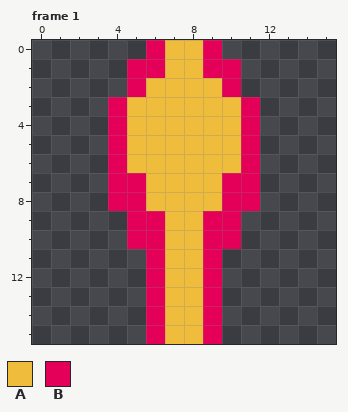
One commit to this pixel-art file: assets/sprites/characters/enemies/bosses/heat_man_bullet.ase. The picture above is the old version.
16x16 pixels, 3 frames. Shown: frame 1. The commit also changed other frames, which this record leaves out.
Palette (. is transparent): A #f0bc3c  B #e40058
Pixels before, frame 1, first column x 4:
 0 ..BAAB..
 1 .BBAABB.
 2 .BAAAAB.
 3 BAAAAAAB
 4 BAAAAAAB
 5 BAAAAAAB
 6 BAAAAAAB
 7 BBAAAABB
 8 BBAAAABB
 9 .BBAABB.
10 .BBAABB.
11 ..BAAB..
12 ..BAAB..
13 ..BAAB..
14 ..BAAB..
15 ..BAAB..
New version:
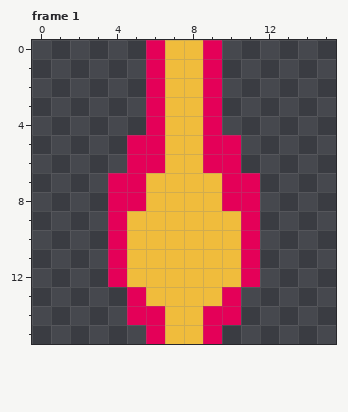
Author's note on the commit: Implemented Heat Man's bullets
Changes in this commit:
Changed rows in their new state; - is an unchanged pixel.
Frame 1:
first column x 4:
 1 -.----.-
 2 -.B--B.-
 3 ..B--B..
 4 ..B--B..
 5 .BB--BB.
 6 .BB--BB.
 9 BAA--AAB
10 BAA--AAB
11 BAA--AAB
12 BAA--AAB
13 -BA--AB-
14 -B----B-
Boxes around the changes in both pictures, in picture pixels (x1, y1, x2, y2):
changed: (108, 59, 260, 325)
